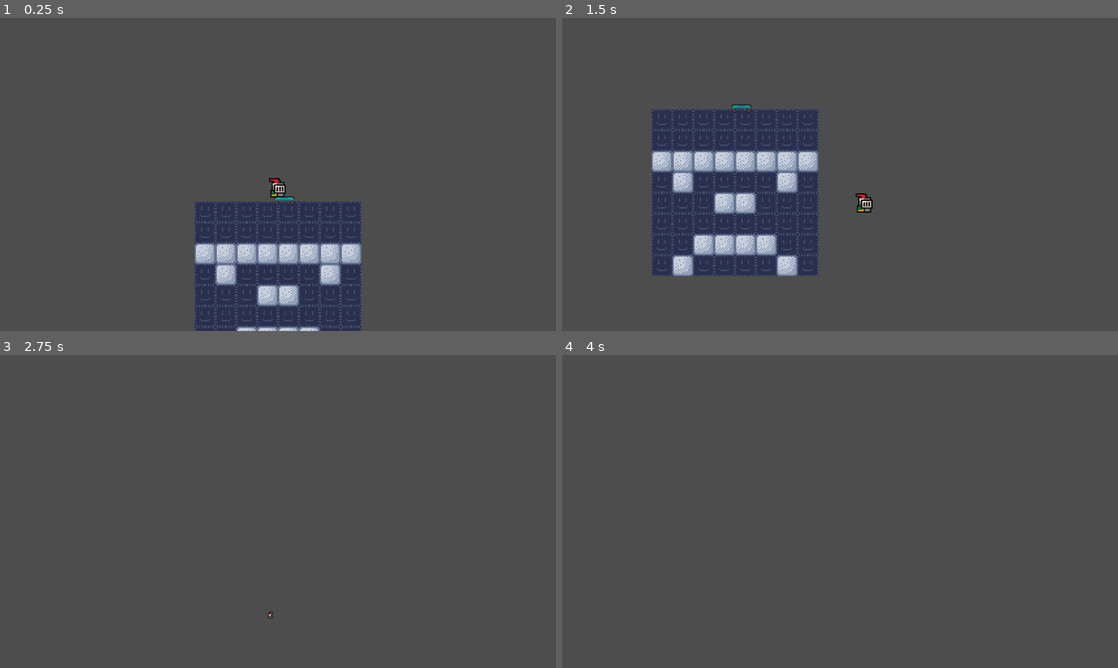
Above: before the commit, frames 1-4 (two rows, left to right).
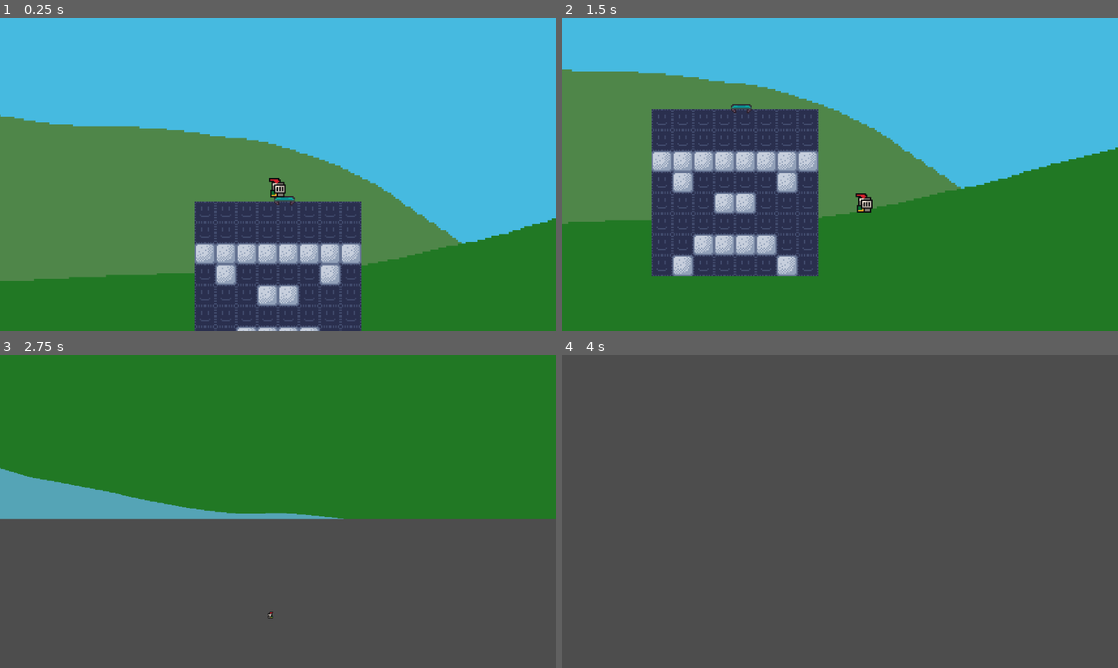
Above: after the commit, the same moments.

Repository: MushroomManToad/GMTKJam2024
Game: Godot game, scene res://scenes/global/game.tscn
The game is run twice, just before and just after one commit, with the same random seed, the same clock (stepped at 60 frames per second) and the same inputs.
Inputs (mouse positions are in pixels of both pictures, inside the frame that each line leads up to):
- Up to frame 1 (0.25 s): no input
- Up to frame 2 (1.5 s): move the mouse to (962, 158) at 0.52 s; press the mouse at (962, 158) at 0.53 s; hold Right (Right) from 0.53 s (still down); move the mouse to (728, 190) at 1.27 s; release the mouse at (728, 190) at 1.28 s; tap Space (Space) at 1.35 s
- Up to frame 3 (2.75 s): move the mouse to (333, 442) at 2.02 s; release Right (Right) at 2.03 s; hold Left (Left) from 2.03 s (still down); hold F (Zoom) from 2.03 s (still down)
- Up to frame 4 (4 s): move the mouse to (812, 574) at 2.77 s; release Left (Left) at 2.78 s; release F (Zoom) at 2.78 s; hold Right (Right) from 2.78 s (still down); click (812, 574) at 2.85 s; tap Enter at 3.5 s; move the mouse to (1006, 558) at 3.52 s; tap Space (Space) at 3.6 s

The runs differ from the first frame. In frame 1, 87% of the frame differs, in the area x 0-100%, y 0-100%; in frame 2, 84%; in frame 3, 52%; in frame 4, nothing differs.

Commit message:
Parallax Background :)

Diff:
--- /dev/null
+++ b/gmtk2024/scenes/global/background.tscn
@@ -0,0 +1,14 @@
+[gd_scene load_steps=2 format=3 uid="uid://cf4lf7s7exxnh"]
+
+[ext_resource type="Texture2D" uid="uid://cqjmhtwtepbfi" path="res://sprites/background.png" id="1_c5mq4"]
+
+[node name="Background" type="ParallaxBackground"]
+
+[node name="ParallaxLayer" type="ParallaxLayer" parent="."]
+scale = Vector2(1.5, 1.5)
+motion_scale = Vector2(0.6, 0.6)
+
+[node name="Sprite2D" type="Sprite2D" parent="ParallaxLayer"]
+texture = ExtResource("1_c5mq4")
+centered = false
+offset = Vector2(-420, -4000)
--- a/gmtk2024/scripts/game_manager.gd
+++ b/gmtk2024/scripts/game_manager.gd
@@ -4,11 +4,14 @@
 
 @onready var game = $"/root/Game/"
 var player : Player
+var background : ParallaxBackground
 
 const player_asset = preload("res://scenes/player/player.tscn")
+const background_asset = preload("res://scenes/global/background.tscn")
 
 func _ready():
 	# TODO Functions to be run to setup game after all scenes have been loaded.
+	load_background(Vector2(0, 0))
 	load_scene(Vector2(0,48), "kristen_test_scene")
 	load_player(Vector2(0,0))
 	pass
@@ -25,3 +28,8 @@
 	player_instance.global_position = pos
 	game.add_child(player_instance)
 	player = player_instance
+
+func load_background(pos: Vector2) -> void:
+	var bg_instance : ParallaxBackground = background_asset.instantiate()
+	game.add_child(bg_instance)
+	background = bg_instance
Binary file added: gmtk2024/sprites/background.png
Not shown, added: gmtk2024/sprites/background.png.import
